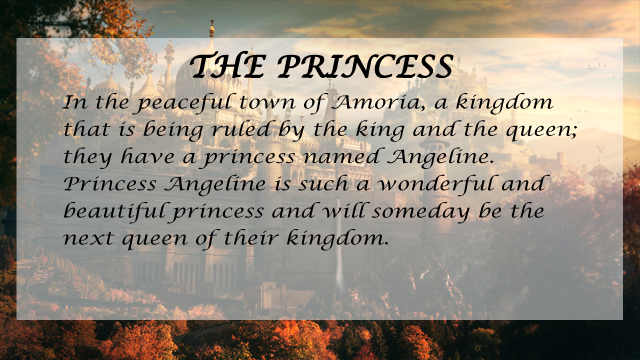
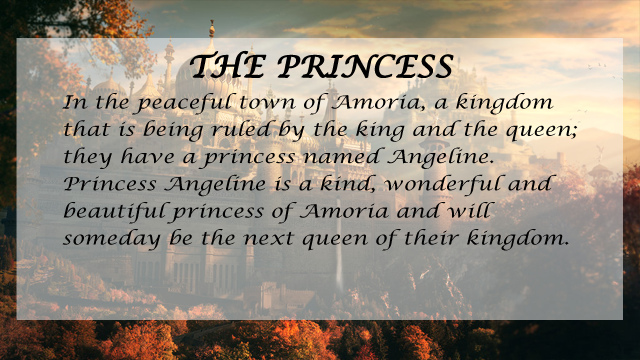
Two versions of the same layered image (640×360). Layer-by-layer changes:
painted on "In the peaceful town of Amoria, a kingdom that is being ruled b" over left=62, top=174, right=569, bottom=251
